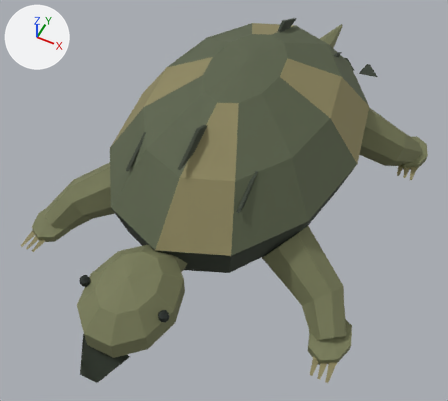
An edit to the glTF model game/assets/faf/pond/creatures/creature_003_common_snapping_turtle.glb, drawn before and after from the same camera.
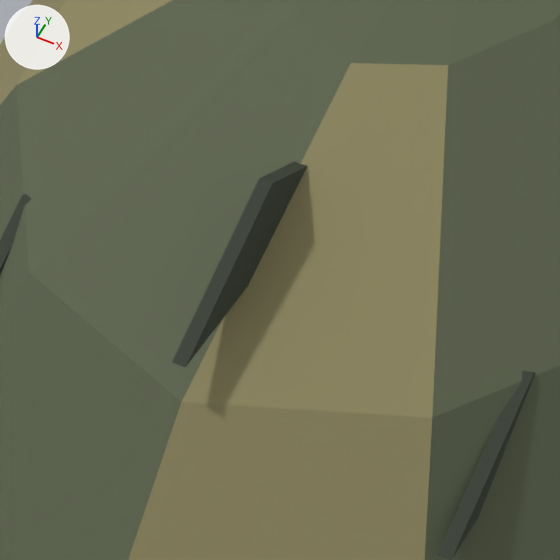
The first picture shows the older version from a 50 mm lens placed at (0.24, -0.536, 0.553), pointed at (0.001, -0.058, -0.044). The close-ups show the older and then the newer version on the part from 31% to 59% of the width and 22% to 53% of the height of that picture. Only the edits that show in the close-ups are written down. Every picture has the same lights, and +X, +Y and +Z are marked at upper left.

Objects in the first close-up: 'creature_003_common_snapping_turtle__carapace', 'creature_003_common_snapping_turtle__keel_0_0', 'creature_003_common_snapping_turtle__keel_1_0', 'creature_003_common_snapping_turtle__keel_2_0'.
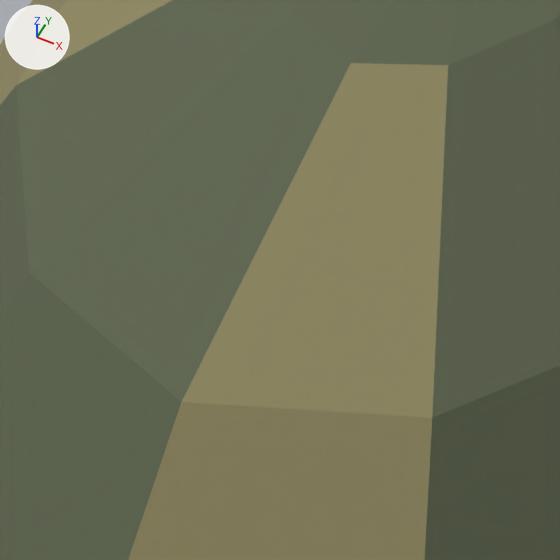
Boxes (x1, y1, x2, y2) around the edits, measured in the close-ups (560 x 560 px):
'creature_003_common_snapping_turtle__keel_1_0', deleted
    before: (172, 161, 307, 367)
'creature_003_common_snapping_turtle__keel_2_0', deleted
    before: (437, 371, 536, 560)
'creature_003_common_snapping_turtle__keel_0_0', deleted
    before: (0, 194, 32, 273)

The edits, one by one:
Object 'creature_003_common_snapping_turtle__keel_0_0' (ob_creature_003_common_snapping_turtle__keel_0_0) is deleted.
Object 'creature_003_common_snapping_turtle__keel_1_0' (ob_creature_003_common_snapping_turtle__keel_1_0) is deleted.
Object 'creature_003_common_snapping_turtle__keel_2_0' (ob_creature_003_common_snapping_turtle__keel_2_0) is deleted.
